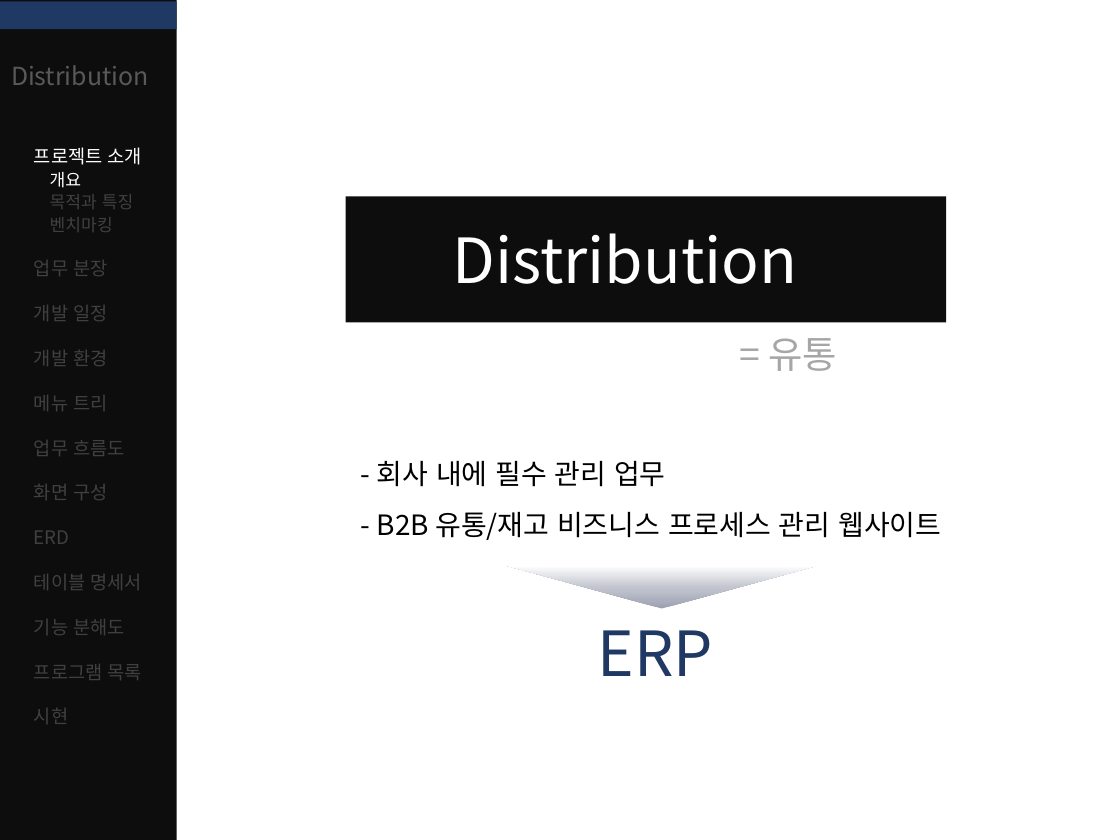
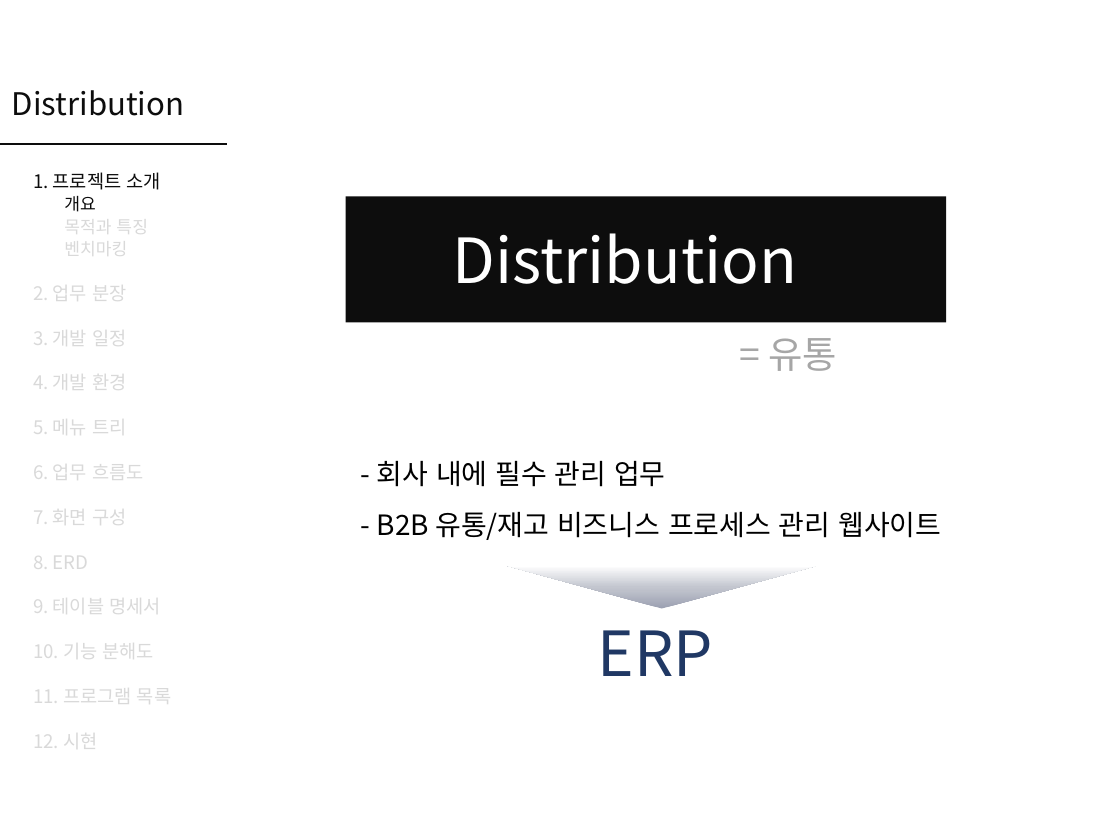
Before and after one commit to Peh9397/Distribution, a slide deck: slide 3 of Distribution.pptx. Drawn at 1120x840 pixels with LibreOffice and Linux fonts; fonts in the diff are those of the drawing. Boxes give left, top, right and bottom in pixels: in the first picture for what was removed or moved away, otherwise in the second. Text is boxed around its words. In the diff, an @@ line names an element or a change of style, - is before the commit and + after.

```diff
--- a/Distribution.pptx
+++ b/Distribution.pptx
@@ rectangle removed at box(0, 0, 177, 840) @@
@@ rectangle removed at box(0, 1, 177, 29) @@
@@ text "Distribution": place and size @@
-text "Distribution" at box(11, 65, 149, 85)
+text "Distribution" at box(12, 90, 185, 116)
@@ text "Distribution" at box(12, 90, 185, 116): size 16 to 20 pt, text colour #595959 to #0D0D0D @@
@@ line added from (0, 143) to (227, 143), #0D0D0D 1.5 pt @@
@@ text "1. 프로젝트 소개": place and size @@
-text "1. 프로젝트 소개" at box(34, 147, 142, 724)
+text "1. 프로젝트 소개" at box(33, 172, 171, 754)
@@ text at box(33, 172, 161, 190): text changed; text colour #FFFFFF to #0D0D0D @@
-프로젝트 소개
+1. 프로젝트 소개
@@ text at box(64, 196, 148, 261): text colour #FFFFFF to #0D0D0D in "개요"; text colour #404040 to #D9D9D9 in "목적과 특징 벤치마킹" @@
@@ text at box(33, 279, 171, 754): text changed; text colour #404040 to #D9D9D9 @@
-업무 분장
-개발 일정
-개발 환경
-메뉴 트리
-업무 흐름도
-화면 구성
-ERD
-테이블 명세서
-기능 분해도
-프로그램 목록
-시현
+2. 업무 분장
+3. 개발 일정
+4. 개발 환경
+5. 메뉴 트리
+6. 업무 흐름도
+7. 화면 구성
+8. ERD
+9. 테이블 명세서
+10. 기능 분해도
+11. 프로그램 목록
+12. 시현
```
Also in this commit, not shown: 14 other slides changed, 2 slides removed.
